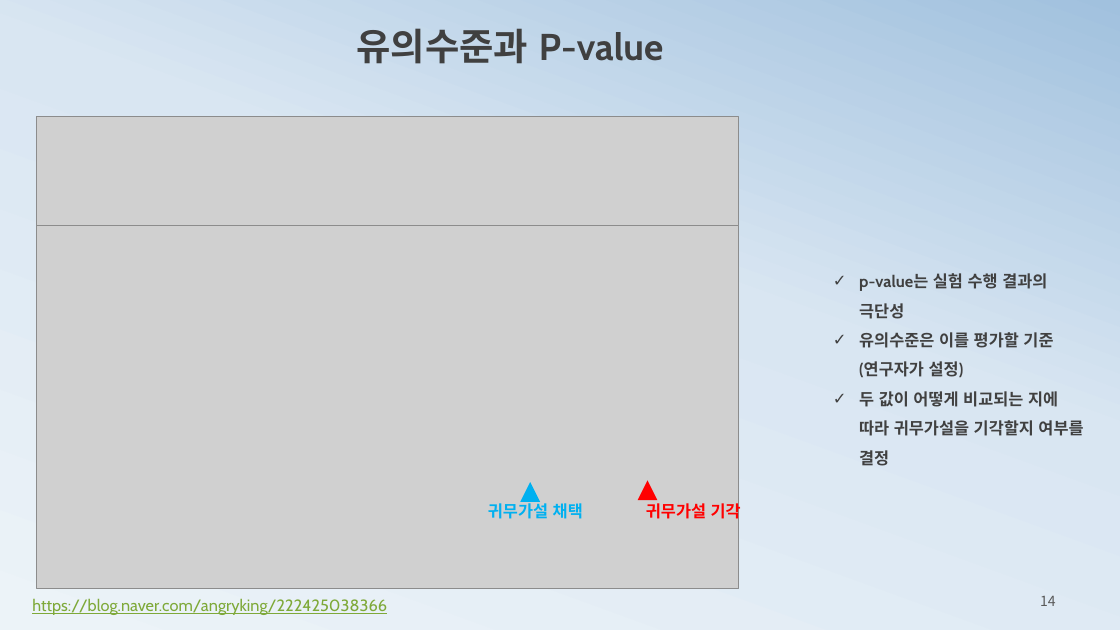
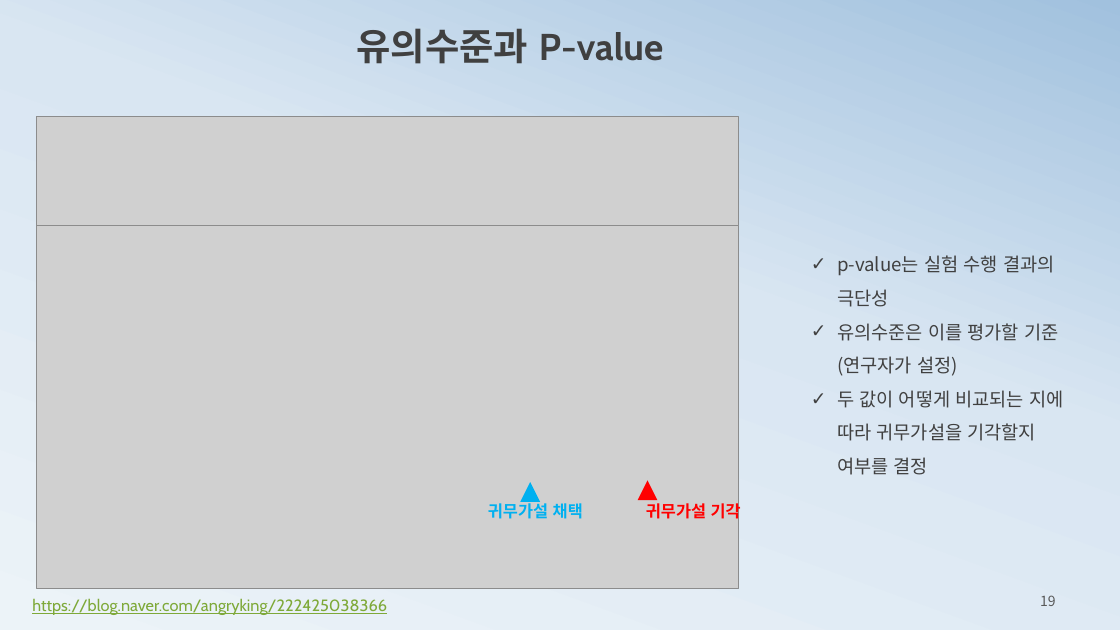
Before and after one commit to ancestor9/mathematics-for-machine-learning, a slide deck: slide 19 of 3_Estimation.pptx (slide 14 before the commit). Drawn at 1120x630 pixels with LibreOffice and Linux fonts; fonts in the diff are those of the drawing; grey boxes stand for pictures. Boxes give left, top, right and bottom in pixels: in the first picture for what was removed or moved away, otherwise in the second. Text is boxed around its words. In the diff, an @@ line names an element or a change of style, - is before the commit and + after.

```diff
--- a/3_Estimation.pptx
+++ b/3_Estimation.pptx
@@ text "p-value는 실험 수행 결과의 극단성" moved from (x1=859, y1=273, x2=1083, y2=466) to (x1=837, y1=255, x2=1063, y2=475) @@
@@ text "p-value는 실험 수행 결과의 극단성" at (x1=837, y1=255, x2=1063, y2=475): size 14 to 16 pt, font Cabin to Noto Sans CJK KR, bold off @@
@@ page number at (x1=1040, y1=595, x2=1056, y2=606): text changed @@
-14
+19
```
Also in this commit, not shown: 1 other slide changed, 6 slides added.
